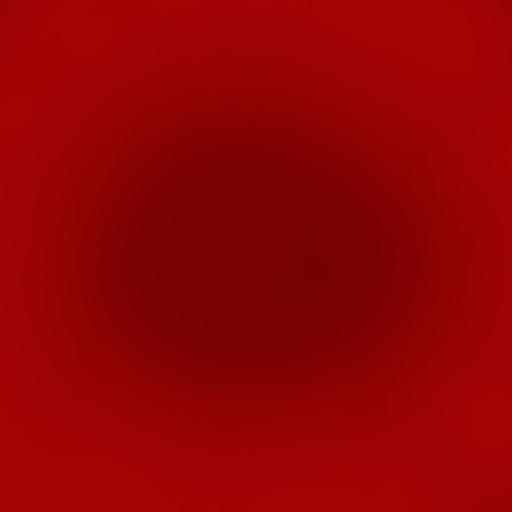
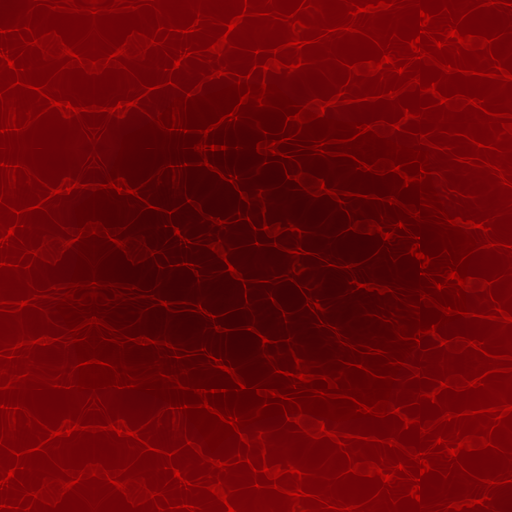
Comparing the layer stacks of the two 512 x 512 images. Changes:
added layer "Calque 4" (soft light) above "Calque 3" over [0, 0, 512, 512]
